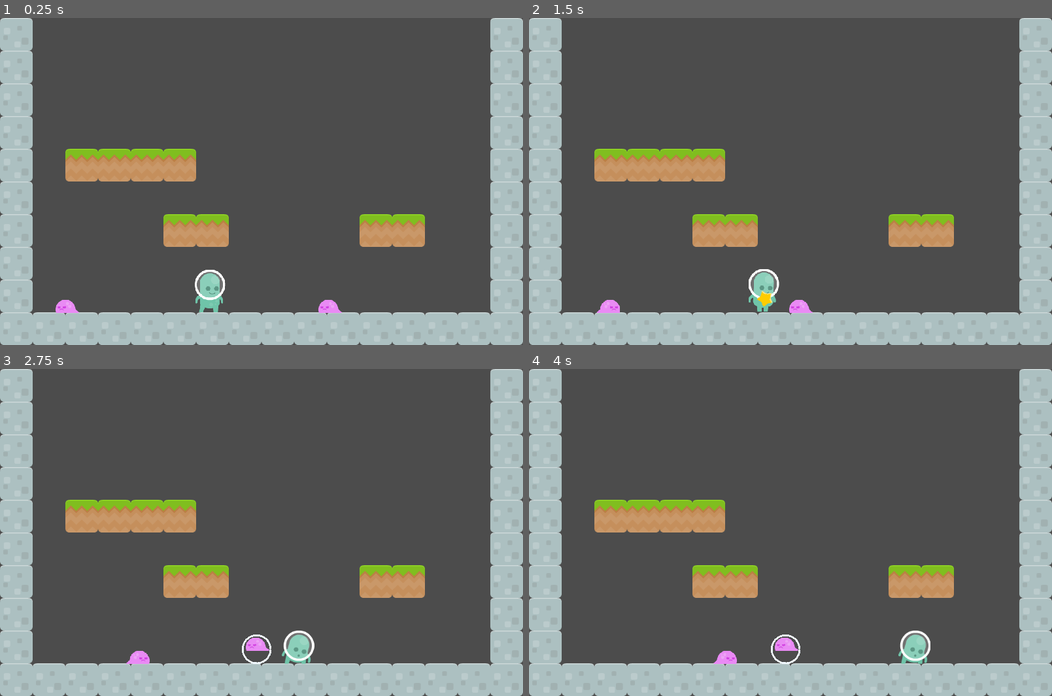
Above: before the commit, frames 1-4 (two rows, left to right).
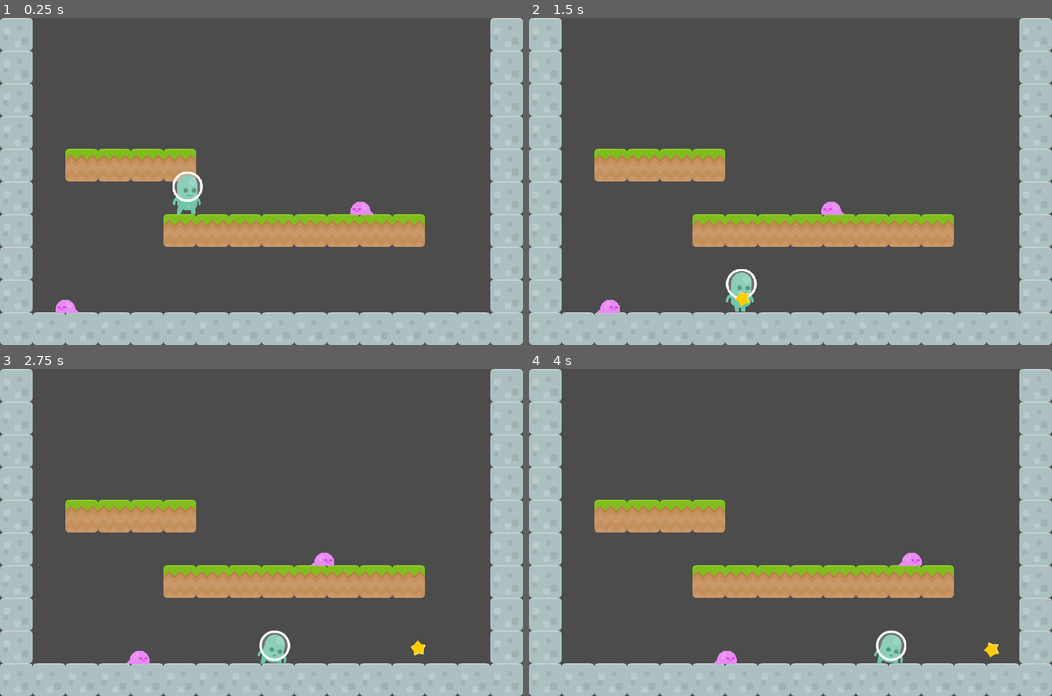
Above: after the commit, the same moments.

Repository: doctor-g/AltNaGaDeMon2021
Game: Godot game, scene res://World/Level.tscn
Same seed, same stepped clock (60 frames per second), same inputs: the game is played once before the commit and once after it.
Inputs:
- Up to frame 1 (0.25 s): no input
- Up to frame 2 (1.5 s): hold S (duck) 0.53-1.28 s; hold D (move_right) from 0.53 s (still down); tap Z (jump) at 0.77 s; tap X (fire) at 1.35 s
- Up to frame 3 (2.75 s): tap Z (jump) at 1.52 s; release D (move_right) at 2.03 s; hold A (move_left) from 2.03 s (still down); hold S (duck) from 2.03 s (still down)
- Up to frame 4 (4 s): release A (move_left) at 2.78 s; release S (duck) at 2.78 s; hold D (move_right) from 2.78 s (still down); tap X (fire) at 2.85 s; tap Z (jump) at 3.02, 3.77 s; hold S (duck) from 3.53 s (still down)

The runs differ from the first frame. In frame 1, 3.9% of the frame differs, in the area x 33-72%, y 47-91%; in frame 2, 3.8%; in frame 3, 3.8%; in frame 4, 3.9%.

Commit message:
Edit map to test orb bounce

Diff:
--- a/project/World/Level.tscn
+++ b/project/World/Level.tscn
@@ -61,13 +61,13 @@
 tile_set = SubResource( 2 )
 cell_size = Vector2( 70, 70 )
 format = 1
-tile_data = PoolIntArray( 0, 1, 0, 15, 1, 0, 65536, 1, 0, 65 …(186 unchanged characters)…  1, 0, 393221, 0, 0, 393222, 0, 0, 393227, 0, 0, 393228, 0, 0, 393231, 1, 0, 458 …(277 unchanged characters)…
+tile_data = PoolIntArray( 0, 1, 0, 15, 1, 0, 65536, 1, 0, 65 …(186 unchanged characters)…  1, 0, 393221, 0, 0, 393222, 0, 0, 393223, 0, 0, 393224, 0, 0, 393225, 0, 0, 393226, 0, 0, 393227, 0, 0, 393228, 0, 0, 393231, 1, 0, 458 …(277 unchanged characters)…
 
 [node name="Player" parent="." instance=ExtResource( 2 )]
-position = Vector2( 450, 624 )
+position = Vector2( 402, 408 )
 
 [node name="Slime" parent="." instance=ExtResource( 4 )]
-position = Vector2( 731, 628 )
+position = Vector2( 800, 411 )
 
 [node name="Slime2" parent="." instance=ExtResource( 4 )]
 position = Vector2( 168, 628 )
